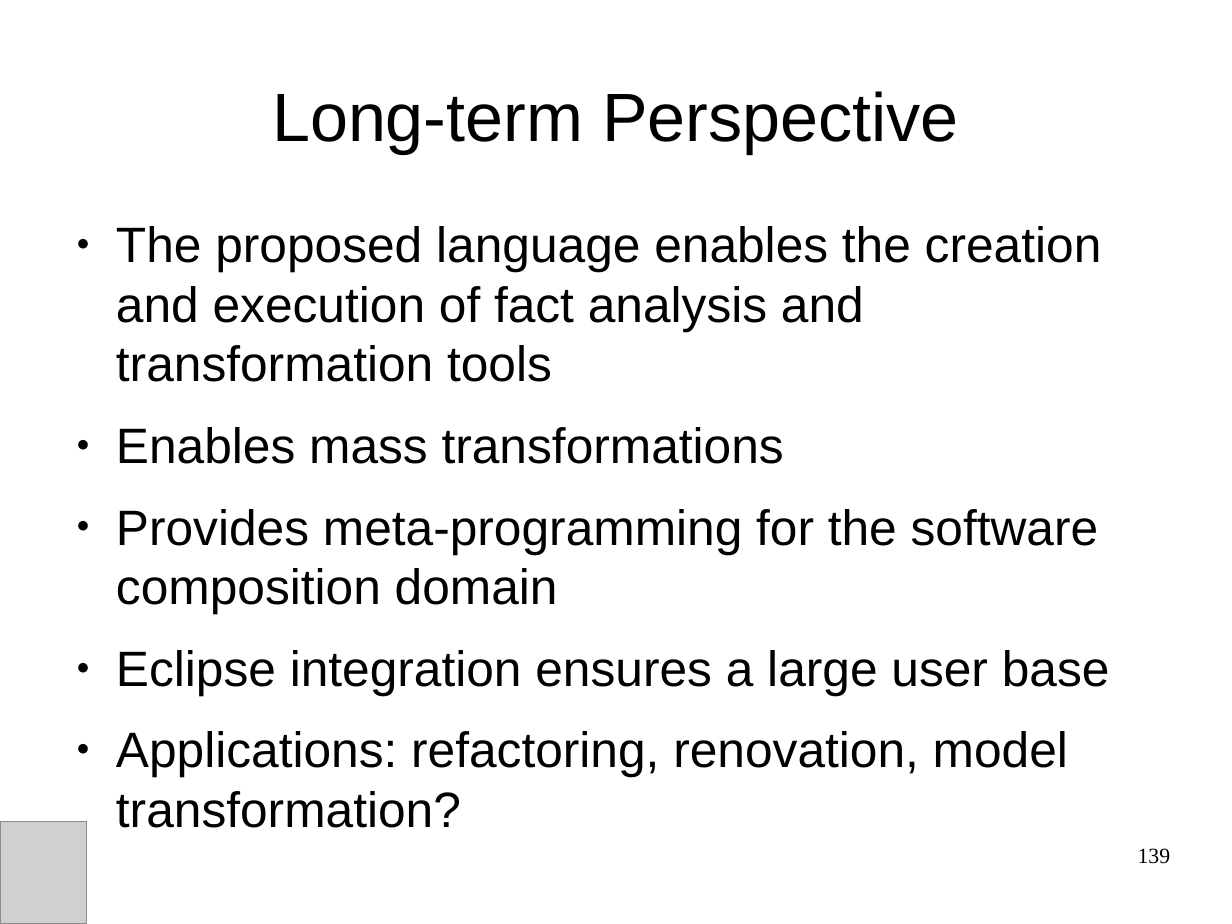
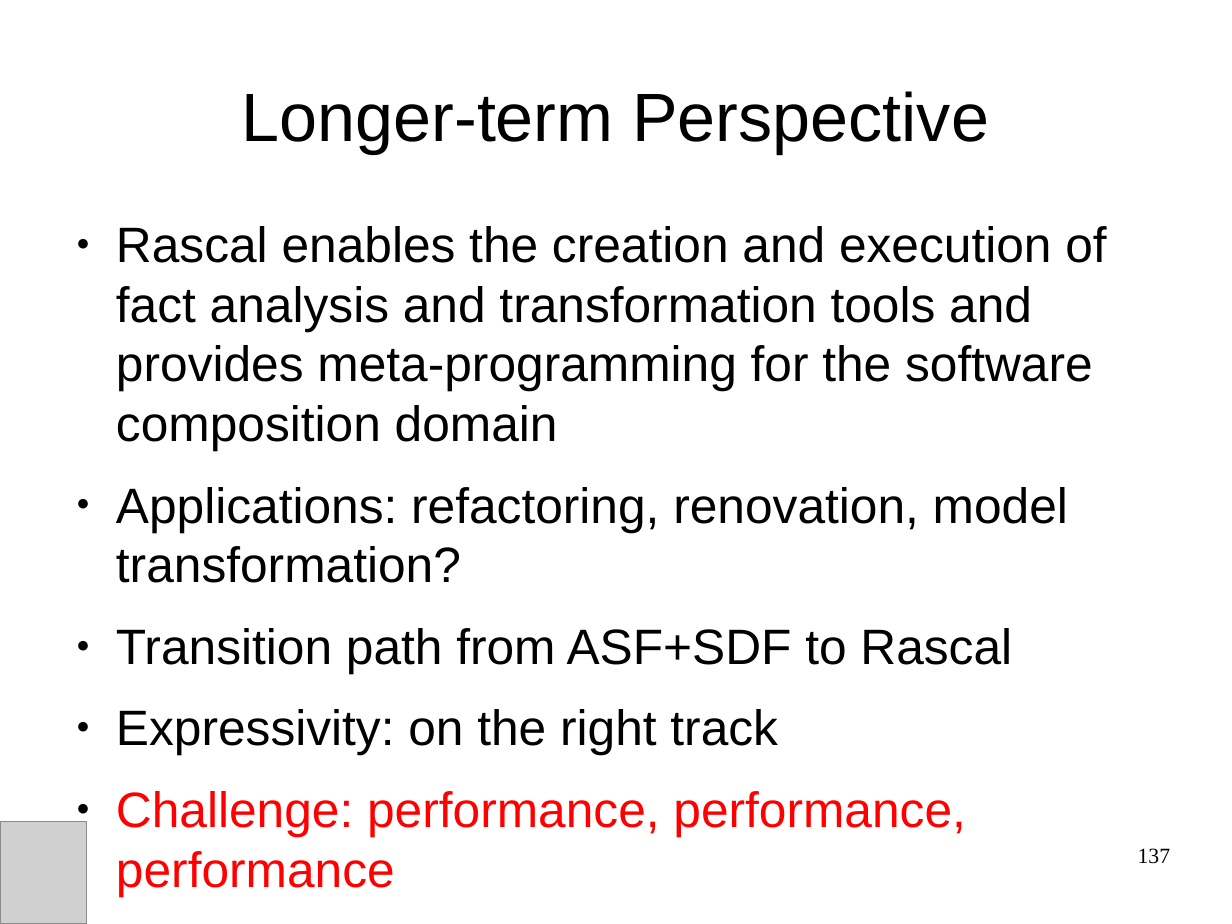
Before and after one commit to cwi-swat/meta-environment, a slide deck: slide 137 of meta-doc/analysis/rascal-slides/rascal-slides.odp (slide 139 before the commit). Drawn at 1232x924 pixels with LibreOffice and Linux fonts; fonts in the diff are those of the drawing; grey boxes stand for pictures; background and template pictures are left out. Boxes give left, top, right and bottom in pixels: in the first picture for what was removed or moved away, otherwise in the second. Text is boxed around its words. In the diff, an @@ line names an element or a change of style, - is before the commit and + after.

```diff
--- a/meta-doc/analysis/rascal-slides/rascal-slides.odp
+++ b/meta-doc/analysis/rascal-slides/rascal-slides.odp
@@ title at [242, 91, 989, 153]: text changed @@
-Long-term Perspective
+Longer-term Perspective
@@ text at [116, 226, 1106, 451]: text changed @@
-● The proposed language enables the creation and execution of fact analysis and transformation tools
-● Enables mass transformations
-● Provides meta-programming for the software composition domain
-● Eclipse integration ensures a large user base
+● Rascal enables the creation and execution of fact analysis and transformation tools and provides meta-programming for the software composition domain
@@ text at [116, 628, 1012, 896]: paragraphs added @@
+● Transition path from ASF+SDF to Rascal
+● Expressivity: on the right track
+● Challenge: performance, performance, performance
@@ page number at [1138, 848, 1171, 864]: text changed @@
-139
+137
```
Also in this commit, not shown: 14 other slides changed, 6 slides added, 1 slide removed.
